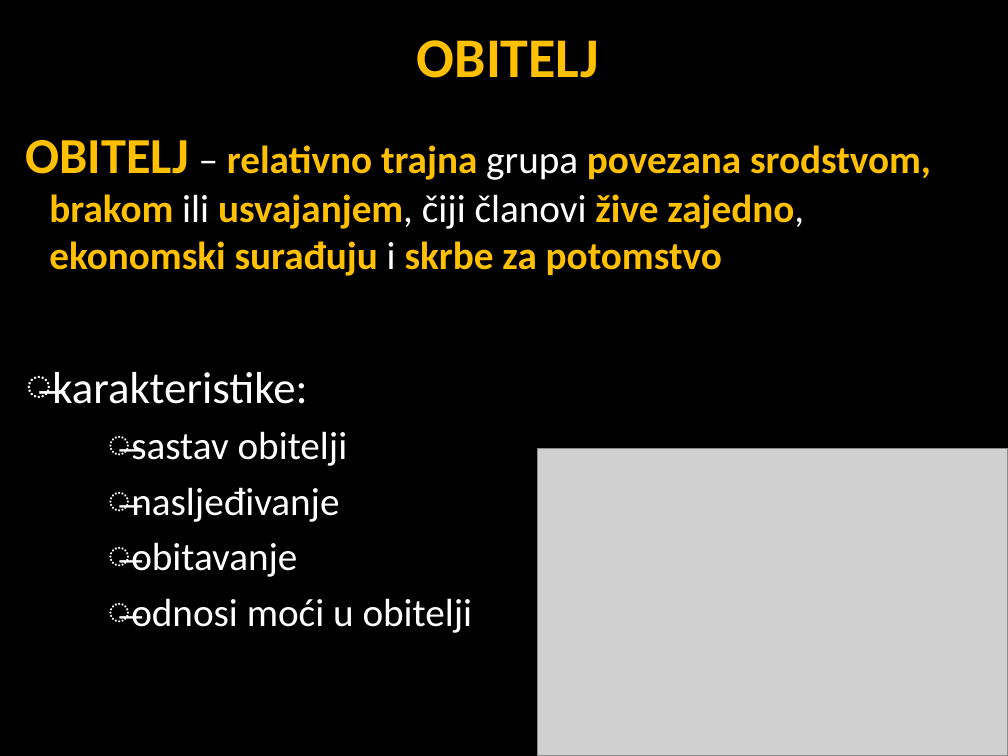
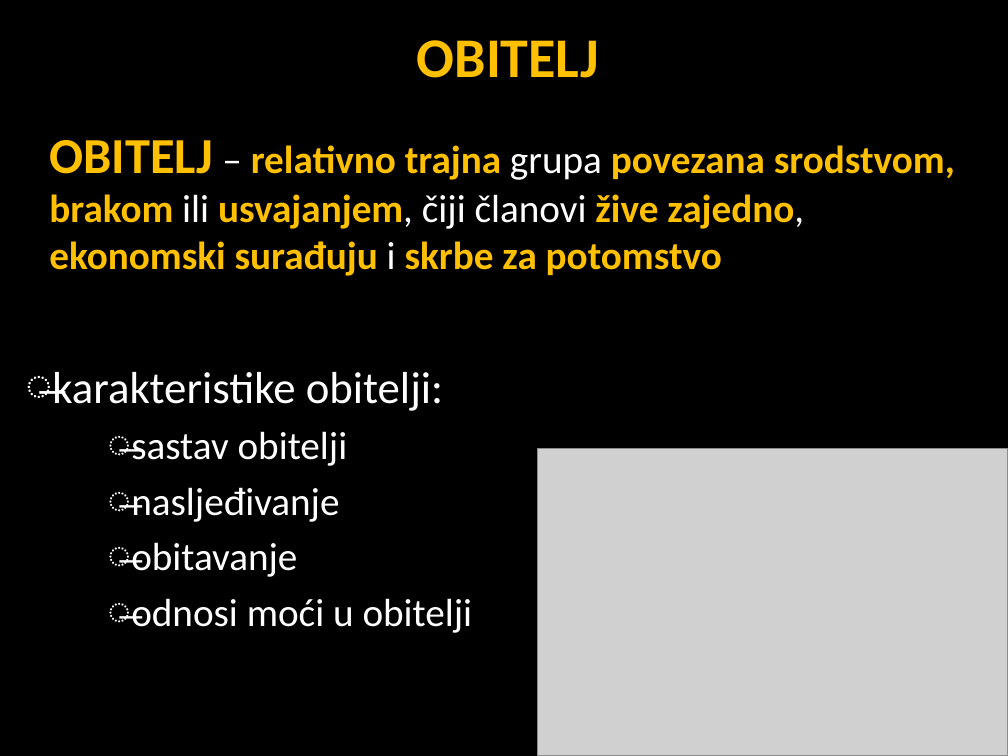
Before and after one commit to srednja-skola/sociologija, a slide deck: slide 2 of data/pptx/007_Obitelj_brak_i_srodstvo.pptx. Drawn at 1008x756 pixels with LibreOffice and Linux fonts; fonts in the diff are those of the drawing; grey boxes stand for pictures. Boxes give left, top, right and bottom in pixels: in the first picture for what was removed or moved away, otherwise in the second. Text is boxed around its words. In the diff, an @@ line names an element or a change of style, - is before the commit and + after.

```diff
--- a/data/pptx/007_Obitelj_brak_i_srodstvo.pptx
+++ b/data/pptx/007_Obitelj_brak_i_srodstvo.pptx
@@ text at box(49, 140, 955, 276): indent changed @@
@@ text at box(52, 372, 443, 411): text changed @@
-̶ karakteristike:
+̶ karakteristike obitelji:
```
Also in this commit, not shown: 10 other slides changed, 1 slide added.
